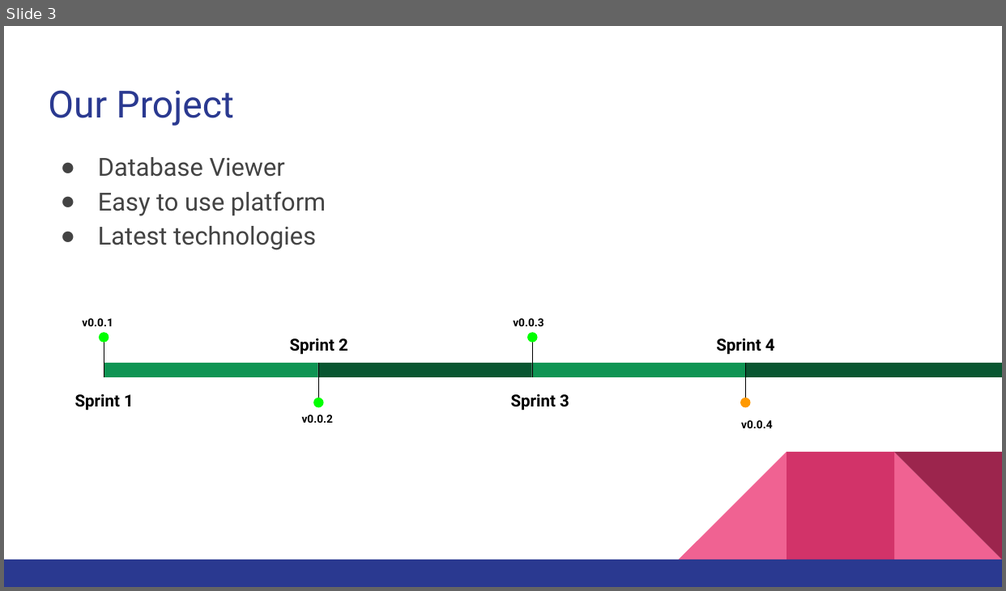
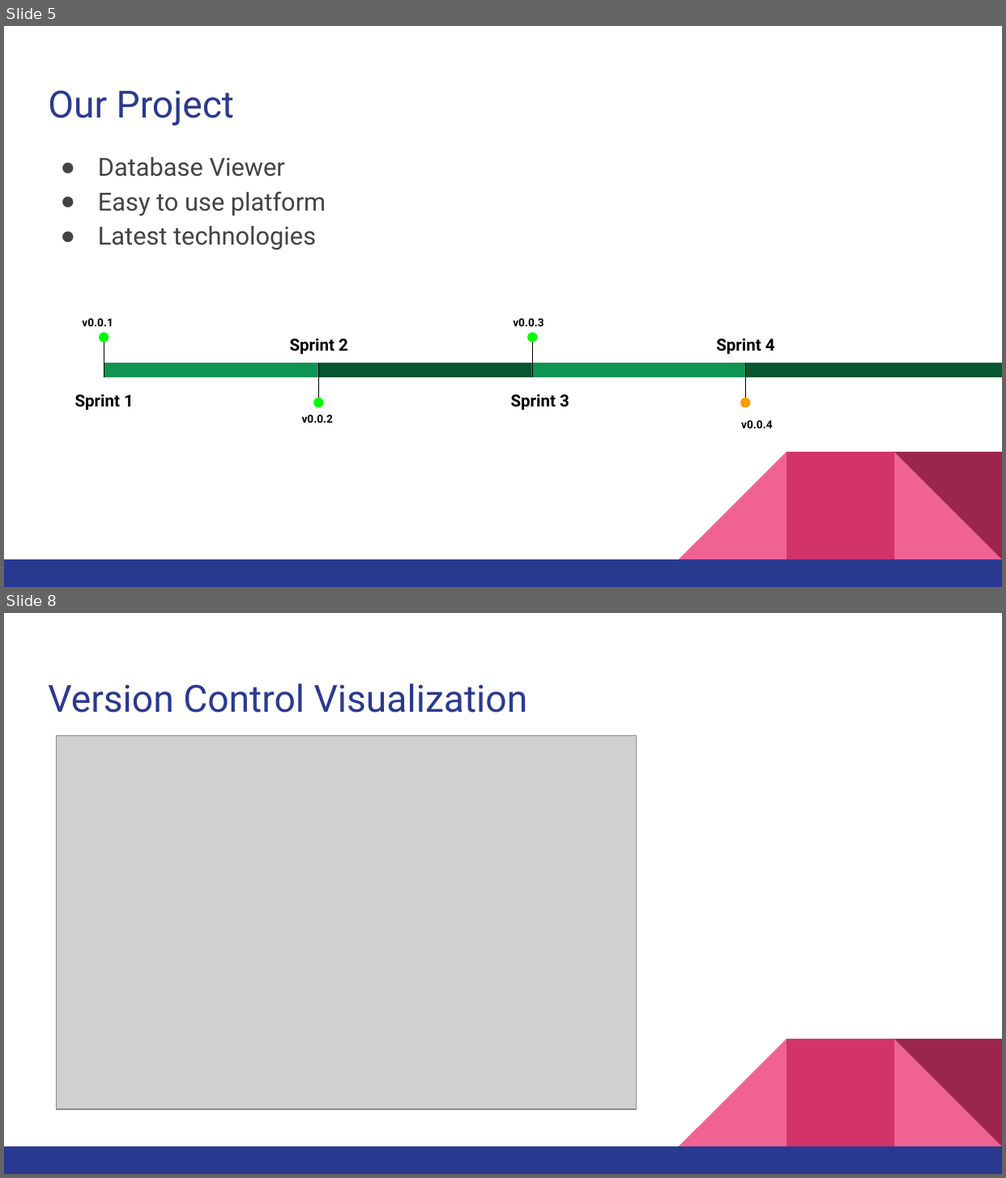
Before and after one commit to checkmate-group/coursework, a slide deck: documents/presentations/sprint_4_presentation.pptx. Shown one above the other, each under a label of ours: slide 3 before the commit, slides 5 and 8 after it; the slides between them are not shown. The pictures are 1006x591 and 1006x1178 pixels, drawn with LibreOffice and Linux fonts; fonts in the diff are those of the drawing; grey boxes stand for pictures. Boxes give left, top, right and bottom in pixels: in the first picture for what was removed or moved away, otherwise in the second. Text is boxed around its words. In the diff, an @@ line names an element or a change of style, - is before the commit and + after.

```diff
--- a/documents/presentations/sprint_4_presentation.pptx
+++ b/documents/presentations/sprint_4_presentation.pptx
@@ slide 8 added at bbox=[4, 613, 1002, 1174], background #FFFFFF; not listed: 5 template elements that a slide beside it also shows @@
@@ title added at bbox=[48, 683, 528, 713], 27 pt, text #2A3990 @@
+Version Control Visualization
@@ picture added at bbox=[56, 736, 636, 1109] @@
@@ what was slide 3 is now slide 5 @@
```
Also in this commit, not shown: 1 slide changed, 3 other slides added.
